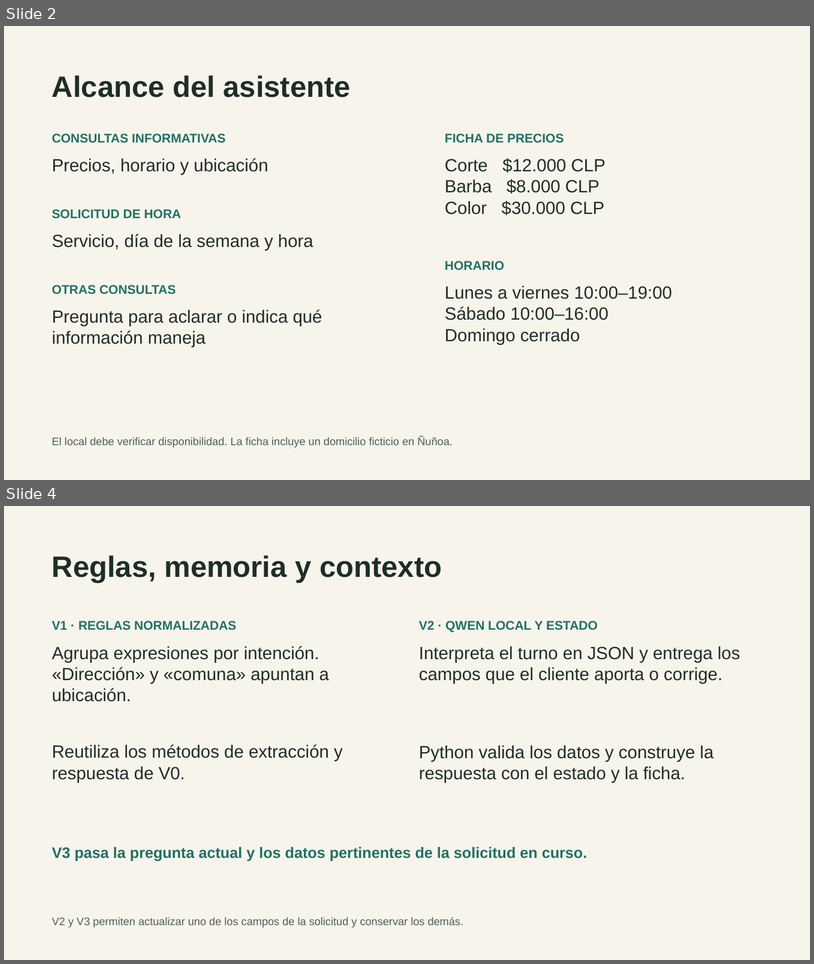
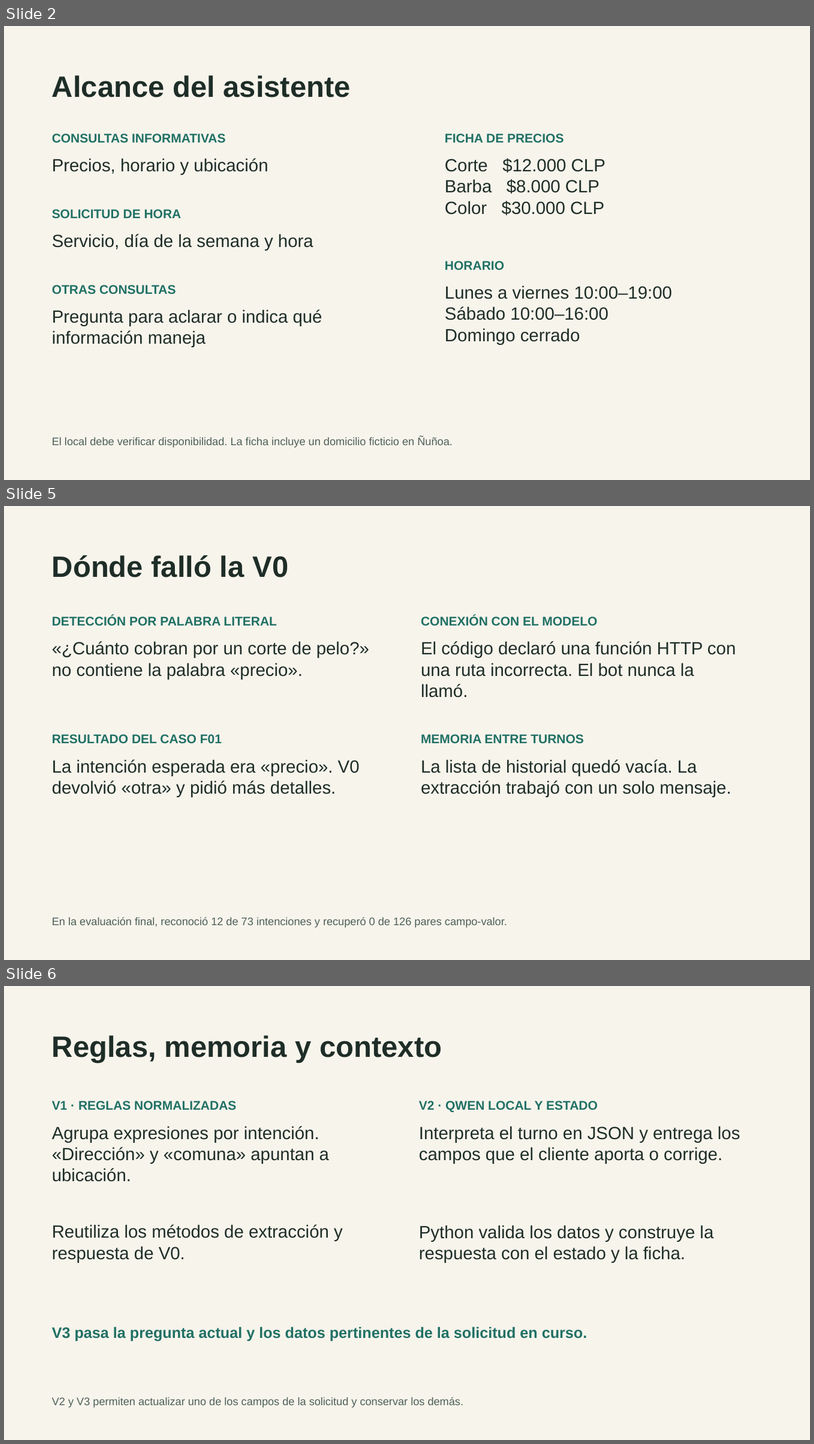
Before and after one commit to skratttt/langchi-peluqueria, a slide deck: presentacion/Defensa_LangChi.pptx. Shown one above the other, each under a label of ours: slides 2 and 4 before the commit, slides 2, 5 and 6 after it; the slides between them are not shown. The pictures are 814x964 and 814x1444 pixels, drawn with LibreOffice and Linux fonts; fonts in the diff are those of the drawing. Boxes give left, top, right and bottom in pixels: in the first picture for what was removed or moved away, otherwise in the second. Text is boxed around its words. In the diff, an @@ line names an element or a change of style, - is before the commit and + after.

```diff
--- a/presentacion/Defensa_LangChi.pptx
+++ b/presentacion/Defensa_LangChi.pptx
@@ slide 5 added at <box>4,506,810,960</box>, background #F7F4EC @@
@@ text added at <box>52,555,288,577</box>, 35 pt, text #1E2D27, bold @@
+Dónde falló la V0
@@ text added at <box>52,615,277,625</box>, 15 pt, text #207064, bold @@
+DETECCIÓN POR PALABRA LITERAL
@@ text added at <box>421,615,597,625</box>, 15 pt, text #207064, bold @@
+CONEXIÓN CON EL MODELO
@@ text added at <box>52,641,369,679</box>, 21 pt, text #1E2D27 @@
+«¿Cuánto cobran por un corte de pelo?» no contiene la palabra «precio».
@@ text added at <box>421,641,736,697</box>, 21 pt, text #1E2D27 @@
+El código declaró una función HTTP con una ruta incorrecta. El bot nunca la llamó.
@@ text added at <box>52,734,222,744</box>, 15 pt, text #207064, bold @@
+RESULTADO DEL CASO F01
@@ text added at <box>421,734,584,744</box>, 15 pt, text #207064, bold @@
+MEMORIA ENTRE TURNOS
@@ text added at <box>52,759,360,797</box>, 21 pt, text #1E2D27 @@
+La intención esperada era «precio». V0 devolvió «otra» y pidió más detalles.
@@ text added at <box>421,759,731,797</box>, 21 pt, text #1E2D27 @@
+La lista de historial quedó vacía. La extracción trabajó con un solo mensaje.
@@ text added at <box>52,916,507,927</box>, 13 pt, text #4D6057 @@
+En la evaluación final, reconoció 12 de 73 intenciones y recuperó 0 de 126 pares campo-valor.
@@ what was slide 4 is now slide 6 @@
```
Also in this commit, not shown: 1 slide changed, 12 other slides added, 1 slide removed, 1 other file.
